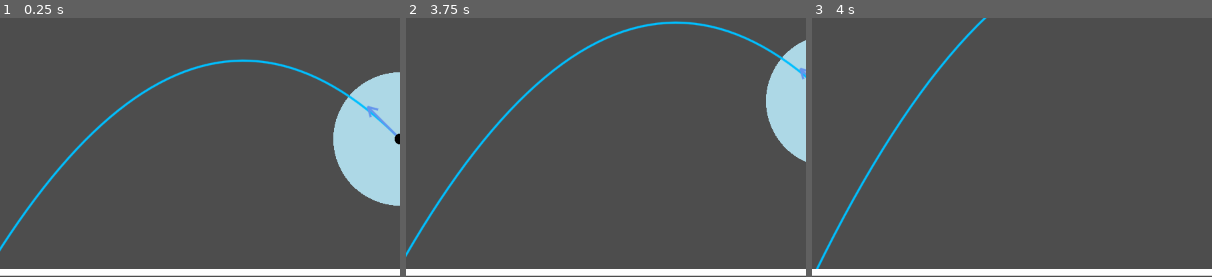
Above: before the commit, frames 1-3 (left to right).
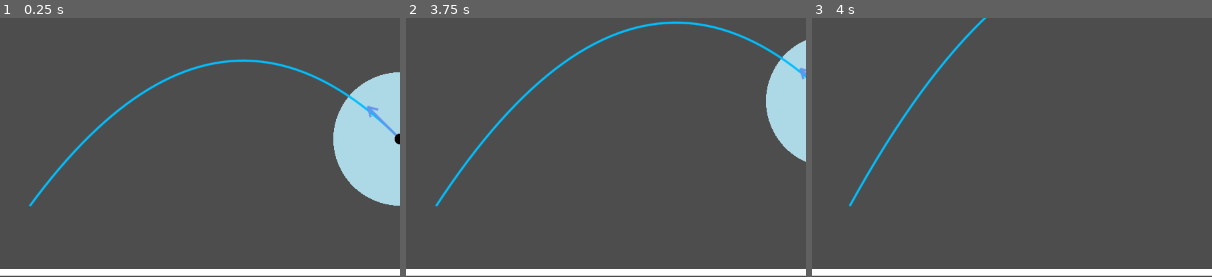
Above: after the commit, the same moments.

Repository: sihlecodes/projectile-motion-simulation
Game: Godot game, scene res://Main.tscn
Two runs of this game, one before a commit and one after it. Both use one fixed random seed, a clock stepped at 60 frames per second and the inputs below.
Inputs (mouse positions are % of the whole screen's width and height, from its top left):
- Up to frame 1 (0.25 s): no input
- Up to frame 2 (3.75 s): click "Clear points" at 0.5 s; click "Clear points" at 1.25 s; click "Clear points" at 2 s; click "Reset position" at 2.75 s; drag from (50, 50) to (60, 28) at 3.52 s
- Up to frame 3 (4 s): no input
The pictures show only the part of the screen within x 0-50%, y 27-77%; the shares and areas given below are measured in that part.

The runs differ from the first frame. In frame 1, 0.2% of the frame differs, in the area x 0-8%, y 72-90%; in frame 2, 0.2%; in frame 3, 0.2%, in the area x 1-10%, y 72-97%.

Commit message:
Ground now infinitely pans and scales
I still need to fix the error with the clamp of path renderer

Diff:
--- a/Main.tscn
+++ b/Main.tscn
@@ -17,13 +17,12 @@
 position = Vector2(48, 48)
 
 [node name="ground" type="Line2D" parent="."]
-position = Vector2(-600, 200)
-points = PackedVector2Array(0, 0, 1200, 0)
+position = Vector2(0, 100)
+points = PackedVector2Array(-600, 0, 600, 0)
 script = ExtResource("2_vgwyk")
 
 [node name="camera" type="Camera2D" parent="."]
 current = true
-metadata/_edit_lock_ = true
 
 [node name="ui" type="CanvasLayer" parent="."]
 
@@ -37,7 +36,6 @@
 theme_override_constants/margin_top = 10
 theme_override_constants/margin_right = 10
 theme_override_constants/margin_bottom = 10
-metadata/_edit_lock_ = true
 
 [node name="Label" type="Label" parent="ui/container"]
 layout_mode = 2
--- a/source/Ground.gd
+++ b/source/Ground.gd
@@ -1,3 +1,18 @@
+@tool
 extends Line2D
 
 class_name Ground
+
+func _ready() -> void:
+	pass
+
+func _process(delta: float) -> void:
+	var camera = $"../camera"
+	var window_size = get_viewport_rect().size
+
+	var visible_size = window_size / camera.zoom
+
+	var start_point = Vector2(-visible_size.x/2 + camera.offset.x, position.y)
+	var end_point = Vector2(visible_size.x/2 + camera.offset.x, position.y)
+
+	points = [start_point, end_point]
